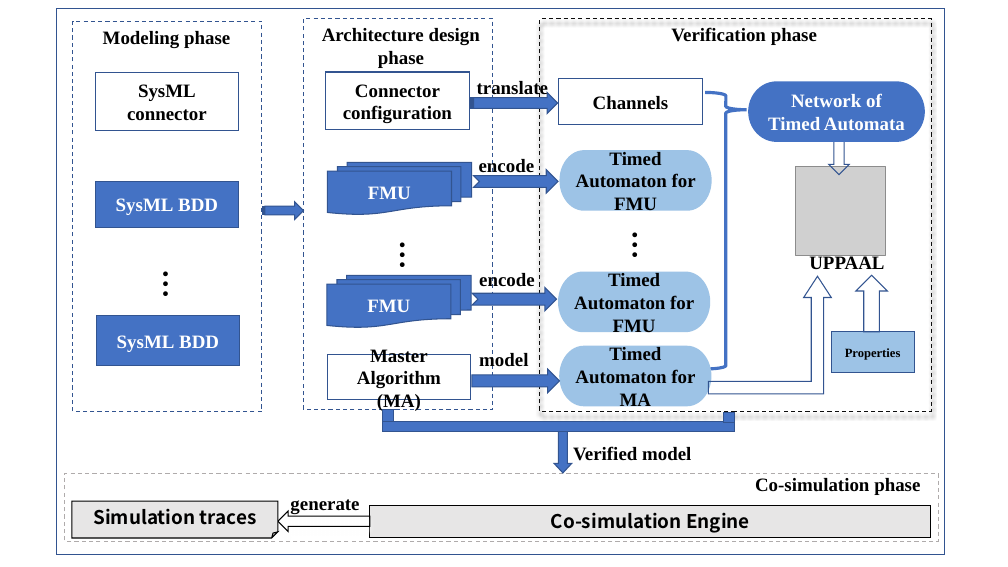
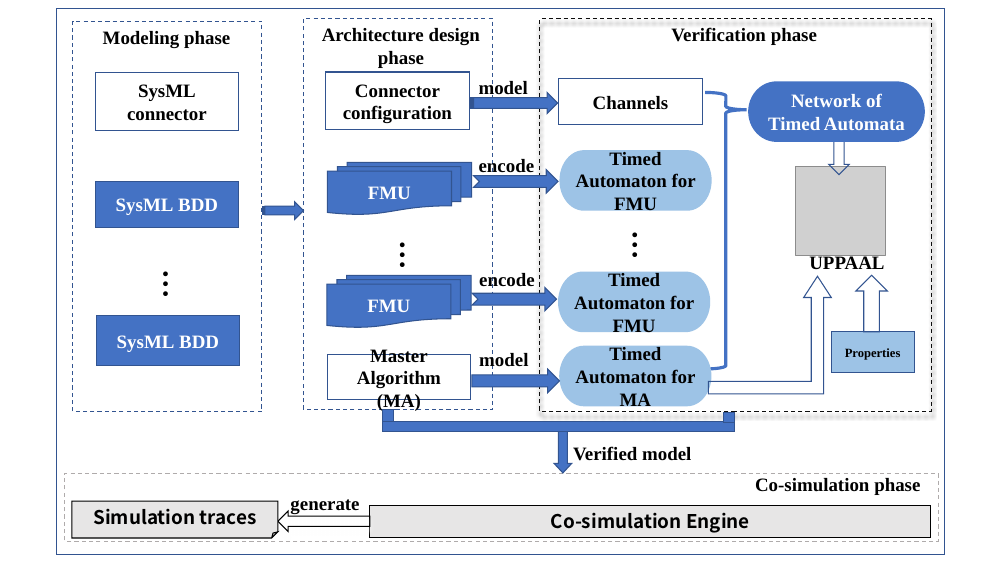
Before and after one commit to jiangkaiqiang/Paper, a slide deck: slide 1 of COMPSAC-COMA/ppt/co-sim.pptx. Drawn at 1008x567 pixels with LibreOffice and Linux fonts; fonts in the diff are those of the drawing; grey boxes stand for pictures. Boxes give left, top, right and bottom in pixels: in the first picture for what was removed or moved away, otherwise in the second. Text is boxed around its words. In the diff, an @@ line names an element or a change of style, - is before the commit and + after.

```diff
--- a/COMPSAC-COMA/ppt/co-sim.pptx
+++ b/COMPSAC-COMA/ppt/co-sim.pptx
@@ text at [479,80,528,98]: text changed @@
-translate
+model
```
Also in this commit, not shown: 1 slide added, 19 other files.
